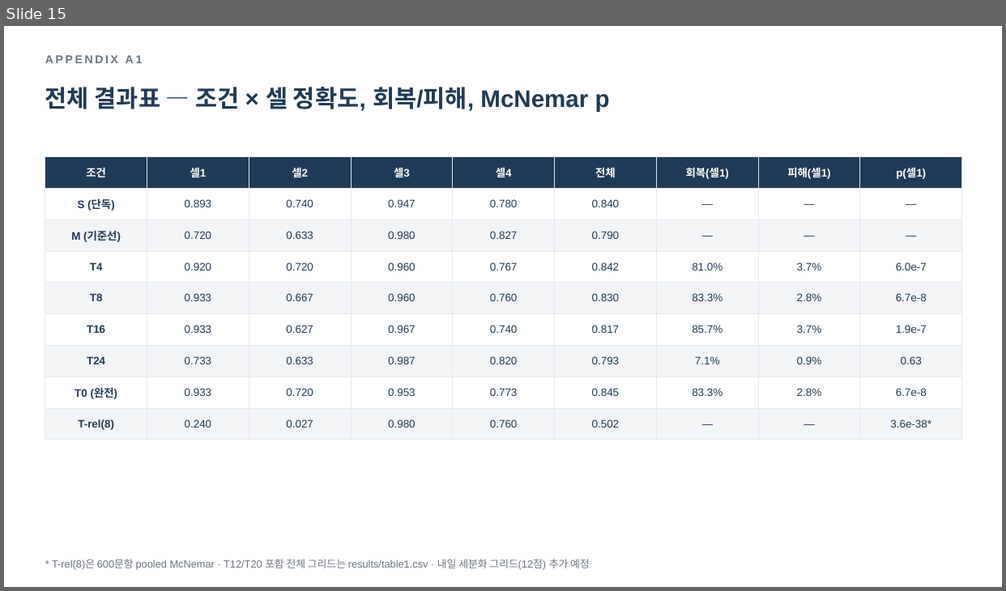
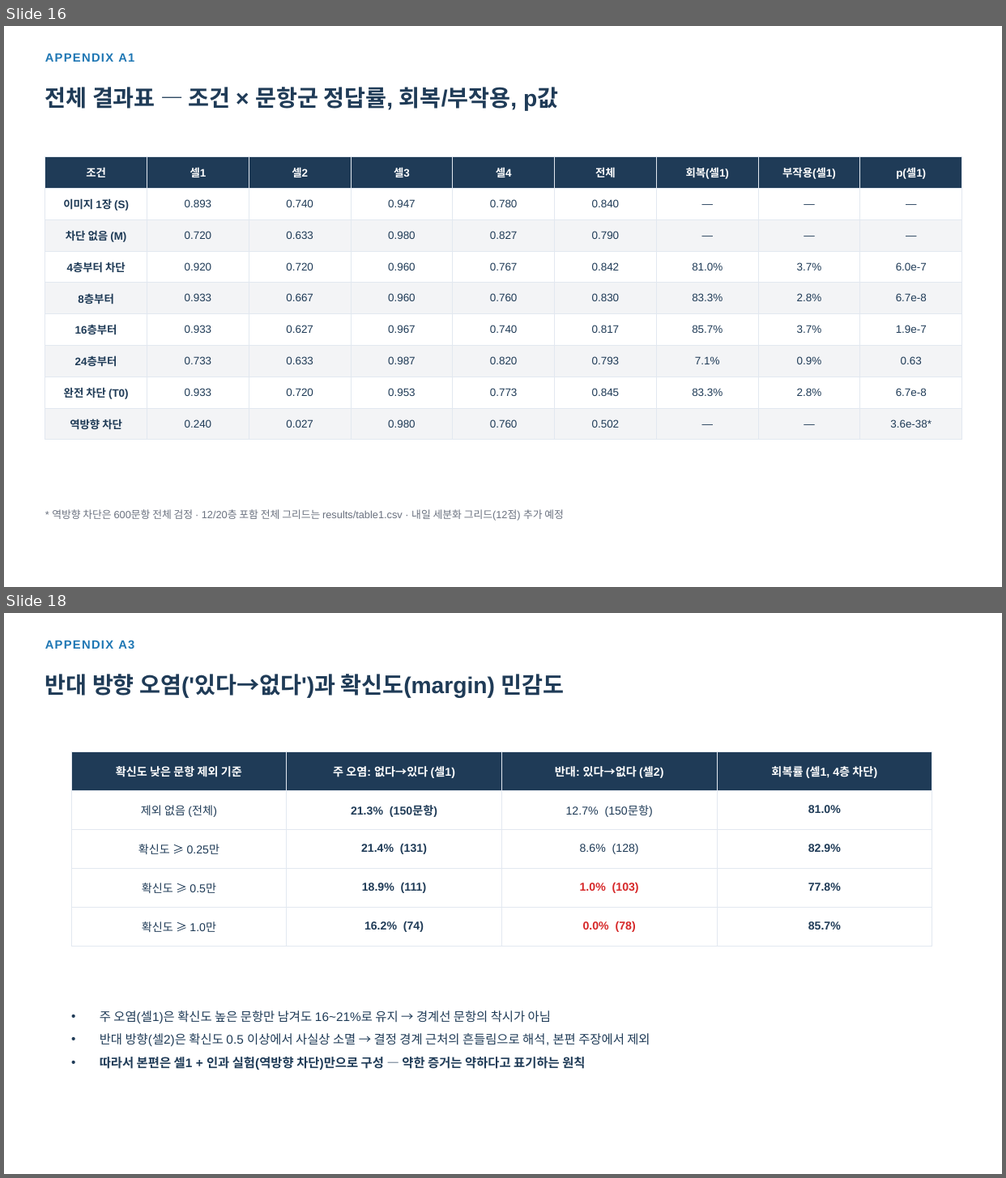
Before and after one commit to hsmai/Source-Depth, a slide deck: meeting/SourceDepth_Phase0_meeting.pptx. Shown one above the other, each under a label of ours: slide 15 before the commit, slides 16 and 18 after it; the slides between them are not shown. The pictures are 1006x591 and 1006x1178 pixels, drawn with LibreOffice and Linux fonts; fonts in the diff are those of the drawing. Boxes give left, top, right and bottom in pixels: in the first picture for what was removed or moved away, otherwise in the second. Text is boxed around its words. In the diff, an @@ line names an element or a change of style, - is before the commit and + after.

```diff
--- a/meeting/SourceDepth_Phase0_meeting.pptx
+++ b/meeting/SourceDepth_Phase0_meeting.pptx
@@ slide 18 added at <box>4,613,1002,1174</box>, background #FFFFFF @@
@@ text added at <box>45,640,134,649</box>, 11.5 pt, text #1F77B4, bold @@
+APPENDIX A3
@@ text added at <box>45,674,565,698</box>, 22 pt, text #1F3B57, bold @@
+반대 방향 오염('있다→없다')과 확신도(margin) 민감도
@@ table added at <box>71,752,934,935</box>, 5 rows, 4 columns @@
+확신도 낮은 문항 제외 기준 | 주 오염: 없다→있다 (셀1) | 반대: 있다→없다 (셀2) | 회복률 (셀1, 4층 차단)
+제외 없음 (전체) | 21.3% (150문항) | 12.7% (150문항) | 81.0%
+확신도 ≥ 0.25만 | 21.4% (131) | 8.6% (128) | 82.9%
+확신도 ≥ 0.5만 | 18.9% (111) | 1.0% (103) | 77.8%
+확신도 ≥ 1.0만 | 16.2% (74) | 0.0% (78) | 85.7%
@@ text added at <box>100,1011,650,1071</box>, 12 pt, text #1F3B57 @@
+• 주 오염(셀1)은 확신도 높은 문항만 남겨도 16~21%로 유지 → 경계선 문항의 착시가 아님
+• 반대 방향(셀2)은 확신도 0.5 이상에서 사실상 소멸 → 결정 경계 근처의 흔들림으로 해석, 본편 주장에서 제외
+• 따라서 본편은 셀1 + 인과 실험(역방향 차단)만으로 구성 — 약한 증거는 약하다고 표기하는 원칙
@@ what was slide 15 is now slide 16 @@
@@ slide 16 changed as well @@
@@ text "APPENDIX A1" at <box>45,54,134,62</box>: size 11 to 11.5 pt, text colour #6B7280 to #1F77B4, letter spacing 2 to 1 pt @@
@@ text at <box>45,87,558,111</box>: text changed; size 23 to 22 pt @@
-전체 결과표 — 조건 × 셀 정확도, 회복/피해, McNemar p
+전체 결과표 — 조건 × 문항군 정답률, 회복/부작용, p값
@@ table at <box>45,157,961,433</box> @@
-row 1, column 8: 피해(셀1)
+row 1, column 8: 부작용(셀1)
-row 2, column 1: S (단독)
+row 2, column 1: 이미지 1장 (S)
-row 3, column 1: M (기준선)
+row 3, column 1: 차단 없음 (M)
-row 4, column 1: T4
+row 4, column 1: 4층부터 차단
-row 5, column 1: T8
+row 5, column 1: 8층부터
-row 6, column 1: T16
+row 6, column 1: 16층부터
-row 7, column 1: T24
+row 7, column 1: 24층부터
-row 8, column 1: T0 (완전)
+row 8, column 1: 완전 차단 (T0)
-row 9, column 1: T-rel(8)
+row 9, column 1: 역방향 차단
@@ text at <box>52,510,564,521</box>: text changed @@
-* T-rel(8)은 600문항 pooled McNemar · T12/T20 포함 전체 그리드는 results/table1.csv · 내일 세분화 그리드(12점) 추가 예정
+* 역방향 차단은 600문항 전체 검정 · 12/20층 포함 전체 그리드는 results/table1.csv · 내일 세분화 그리드(12점) 추가 예정
```
Also in this commit, not shown: 6 other slides changed, 14 other slides added, 14 slides removed, 2 other files.
